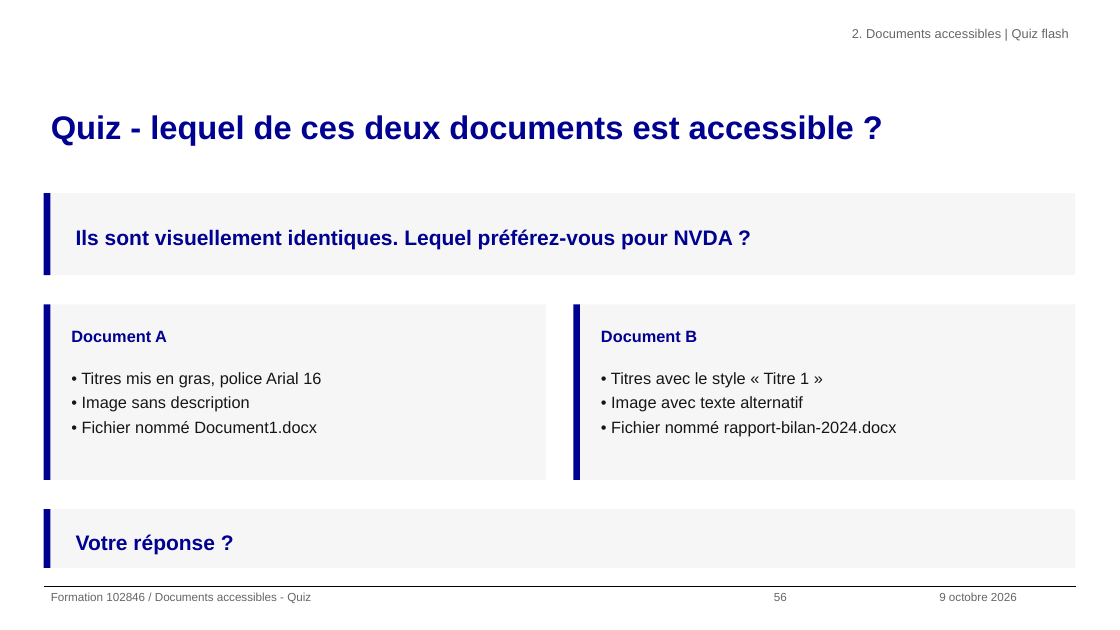
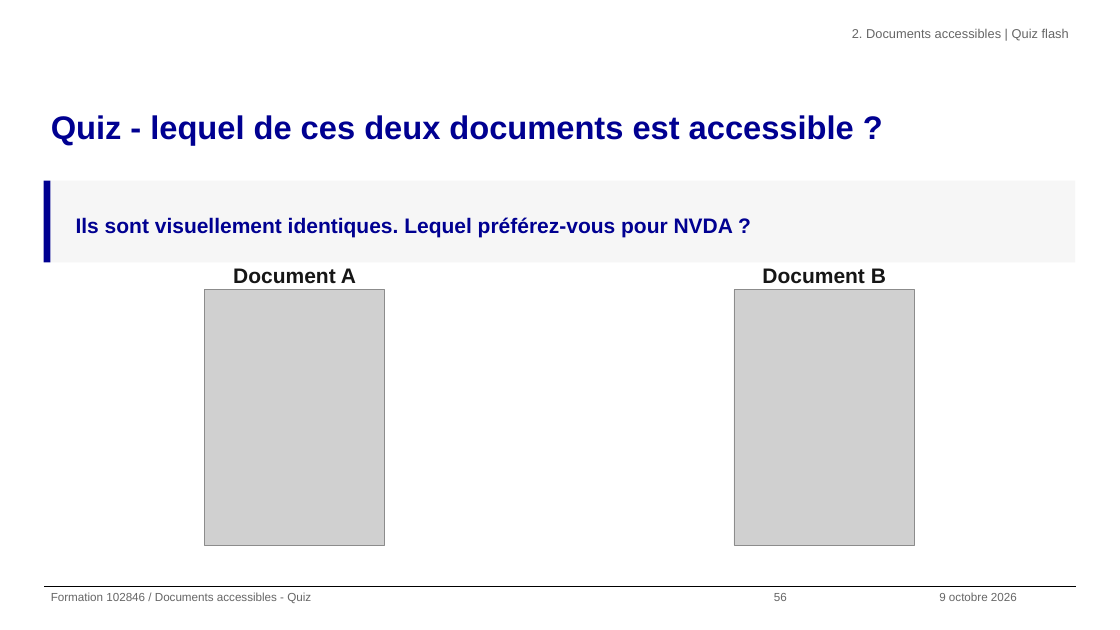
Before and after one commit to alexandra-guiderdoni/usine-fabrication-igpde-102846-ay11, a slide deck: slide 56 of livrables-IGPDE-2026-102846/Formateur/support-formation-102846-2026-IGPDE.pptx. Drawn at 1120x630 pixels with LibreOffice and Linux fonts; fonts in the diff are those of the drawing; grey boxes stand for pictures; background and template pictures are left out. Boxes give left, top, right and bottom in pixels: in the first picture for what was removed or moved away, otherwise in the second. Text is boxed around its words. In the diff, an @@ line names an element or a change of style, - is before the commit and + after.

```diff
--- a/livrables-IGPDE-2026-102846/Formateur/support-formation-102846-2026-IGPDE.pptx
+++ b/livrables-IGPDE-2026-102846/Formateur/support-formation-102846-2026-IGPDE.pptx
@@ rectangle: place and size @@
-rectangle at bbox=[44, 193, 50, 275]
+rectangle at bbox=[44, 181, 50, 262]
@@ rectangle: place and size @@
-rectangle at bbox=[50, 193, 1075, 275]
+rectangle at bbox=[50, 181, 1075, 262]
@@ text "Ils sont visuellement identiques. Lequel ...": place and size @@
-text "Ils sont visuellement identiques. Lequel ..." at bbox=[76, 229, 733, 250]
+text "Ils sont visuellement identiques. Lequel ..." at bbox=[76, 217, 733, 237]
@@ text "Document A": place and size @@
-text "Document A" at bbox=[71, 330, 167, 342]
+text "Document A" at bbox=[233, 268, 356, 284]
@@ text "Document A" at bbox=[233, 268, 356, 284]: size 14 to 18 pt, text colour #000091 to #161616; alignment left to centre @@
@@ text "Document B" at bbox=[762, 268, 886, 284]: size 14 to 18 pt, text colour #000091 to #161616; alignment left to centre @@
@@ text "Document B": place and size @@
-text "Document B" at bbox=[601, 330, 697, 342]
+text "Document B" at bbox=[762, 268, 886, 284]
@@ picture added at bbox=[204, 290, 385, 545] @@
@@ picture added at bbox=[734, 290, 915, 545] @@
@@ rectangle removed at bbox=[44, 304, 50, 480] @@
@@ rectangle removed at bbox=[50, 304, 545, 480] @@
@@ rectangle removed at bbox=[573, 304, 580, 480] @@
@@ rectangle removed at bbox=[580, 304, 1075, 480] @@
@@ text removed at bbox=[81, 372, 321, 433] @@
-• Titres mis en gras, police Arial 16
-• Image sans description
-• Fichier nommé Document1.docx
@@ text removed at bbox=[611, 372, 897, 437] @@
-• Titres avec le style « Titre 1 »
-• Image avec texte alternatif
-• Fichier nommé rapport-bilan-2024.docx
@@ rectangle removed at bbox=[44, 509, 50, 568] @@
@@ rectangle removed at bbox=[50, 509, 1075, 568] @@
@@ text removed at bbox=[76, 534, 215, 554] @@
-Votre réponse ?
```
Also in this commit, not shown: 77 other slides changed, 3 slides added, 7 slides removed, 24 other files.
